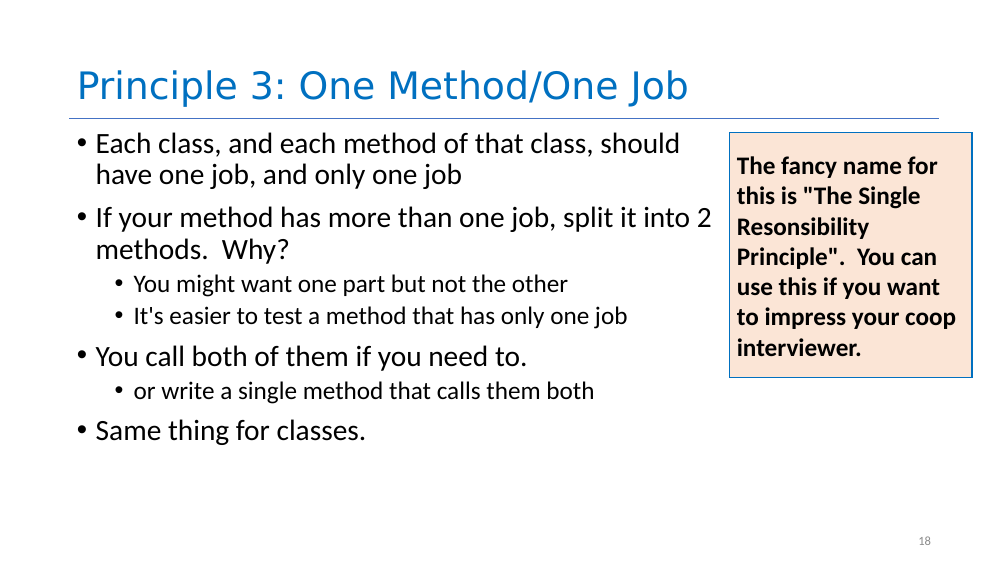
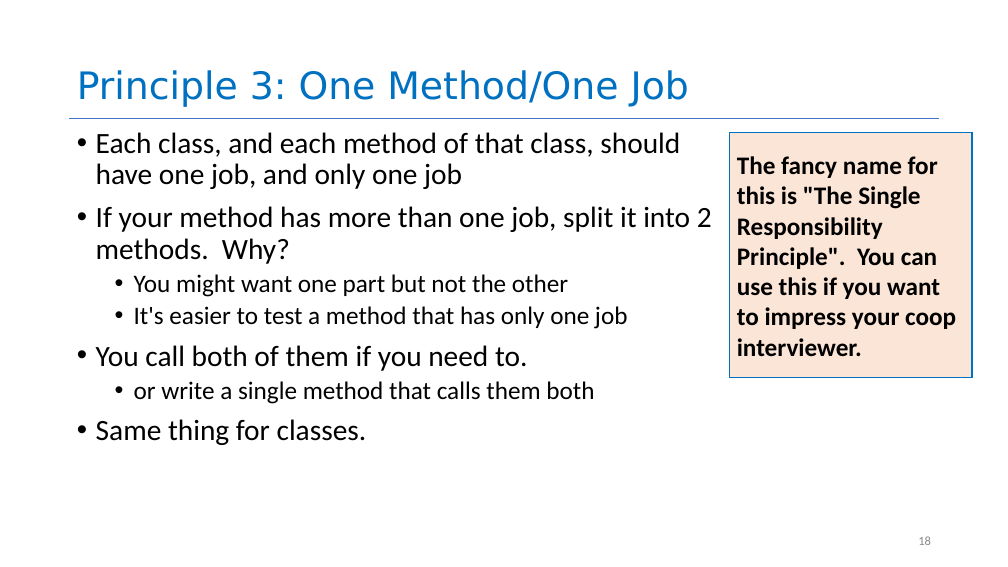
Before and after one commit to neu-se/CS4530-CS5500-Spring-2021, a slide deck: slide 18 of Slides/Lesson 1.2 General Program Design Principles.pptx. Drawn at 1008x567 pixels with LibreOffice and Linux fonts; fonts in the diff are those of the drawing. Boxes give left, top, right and bottom in pixels: in the first picture for what was removed or moved away, otherwise in the second. Text is boxed around its words. In the diff, an @@ line names an element or a change of style, - is before the commit and + after.

```diff
--- a/Slides/Lesson 1.2 General Program Design Principles.pptx
+++ b/Slides/Lesson 1.2 General Program Design Principles.pptx
@@ text in rectangle at box(737, 156, 956, 357): text changed @@
-The fancy name for this is "The Single Resonsibility Principle". You can use this if you want to impress your coop interviewer.
+The fancy name for this is "The Single Responsibility Principle". You can use this if you want to impress your coop interviewer.
```
Also in this commit, not shown: 11 other slides changed.
